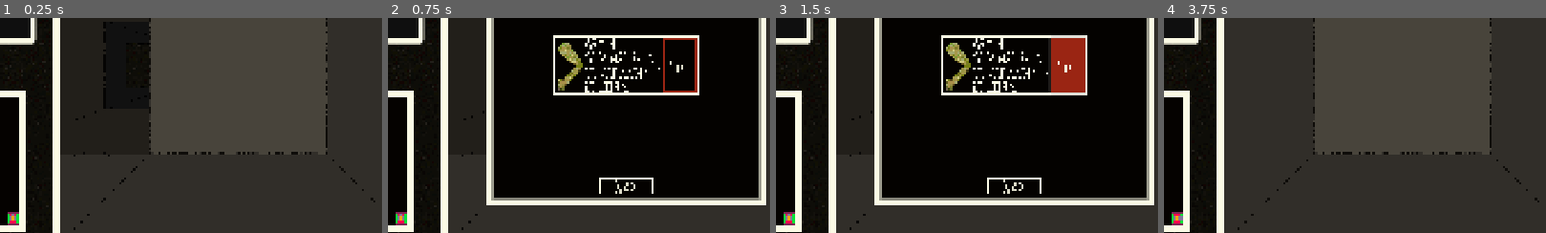
Above: before the commit, frames 1-4 (left to right).
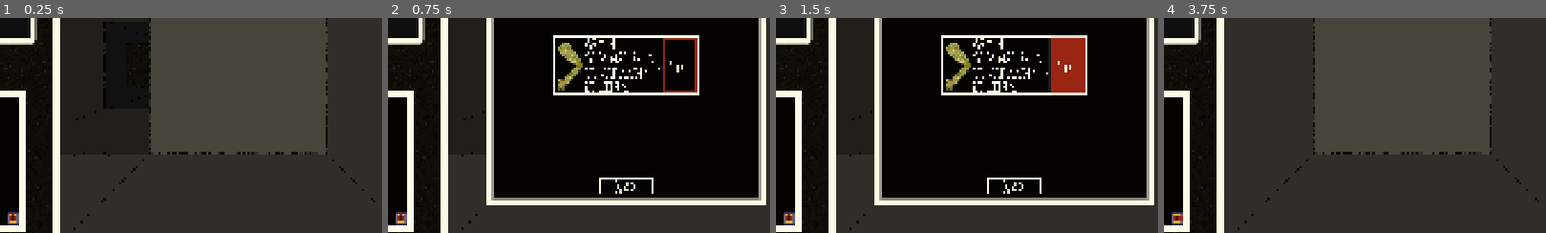
Above: after the commit, the same moments.

Repository: sym-z/arm-to-the-teeth
Game: Godot game, scene res://scenes/testing_level/testing_level.tscn
The game is run twice, just before and just after one commit, with the same random seed, the same clock (stepped at 60 frames per second) and the same inputs. The project has no main scene, so this scene is started directly.
Inputs (mouse positions are % of the whole screen's width and height, from its top left):
- Up to frame 1 (0.25 s): no input
- Up to frame 2 (0.75 s): click "INVENTORY" at 0.5 s
- Up to frame 3 (1.5 s): click "EAT" at 1.25 s
- Up to frame 4 (3.75 s): click "BACK" at 2 s; click "OPTIONS" at 2.75 s; tap Enter at 3.5 s; move the mouse to (72, 45) at 3.52 s; hold D (turn_right) from 3.53 s (still down); hold Space (pick_up) from 3.53 s (still down); click (72, 45) at 3.67 s
The pictures show only the part of the screen within x 19-69%, y 39-89%; the shares and areas given below are measured in that part.

The runs differ from the first frame. In frame 1, 0.2% of the frame differs, in the area x 2-5%, y 90-97%; in frame 2, 0.2%; in frame 3, 0.2%; in frame 4, 0.2%.
Error after the commit: Invalid access to property or key 'ignore_combat' on a base object of type 'Node (globals.gd)'. (res://prefabs/player/player.gd:9)

Commit message:
mini map uses at3 palette colors

Diff:
--- /dev/null
+++ b/src/assets/visual/ui/mini_map/mini_map_player_2_sprite_frames.tres
@@ -0,0 +1,39 @@
+[gd_resource type="SpriteFrames" load_steps=6 format=3 uid="uid://bilyg2c07firc"]
+
+[ext_resource type="Texture2D" uid="uid://dur36pslf00mm" path="res://assets/visual/ui/mini_map/mini_map_player2.png" id="1_k4lcy"]
+
+[sub_resource type="AtlasTexture" id="AtlasTexture_d8s5b"]
+atlas = ExtResource("1_k4lcy")
+region = Rect2(0, 0, 8, 8)
+
+[sub_resource type="AtlasTexture" id="AtlasTexture_4bc61"]
+atlas = ExtResource("1_k4lcy")
+region = Rect2(8, 0, 8, 8)
+
+[sub_resource type="AtlasTexture" id="AtlasTexture_cfira"]
+atlas = ExtResource("1_k4lcy")
+region = Rect2(16, 0, 8, 8)
+
+[sub_resource type="AtlasTexture" id="AtlasTexture_puy1w"]
+atlas = ExtResource("1_k4lcy")
+region = Rect2(24, 0, 8, 8)
+
+[resource]
+animations = [{
+"frames": [{
+"duration": 1.0,
+"texture": SubResource("AtlasTexture_d8s5b")
+}, {
+"duration": 1.0,
+"texture": SubResource("AtlasTexture_4bc61")
+}, {
+"duration": 1.0,
+"texture": SubResource("AtlasTexture_cfira")
+}, {
+"duration": 1.0,
+"texture": SubResource("AtlasTexture_puy1w")
+}],
+"loop": true,
+"name": &"default",
+"speed": 5.0
+}]
--- /dev/null
+++ b/src/assets/visual/ui/mini_map/mini_map_purple_sprite_frames.tres
@@ -0,0 +1,123 @@
+[gd_resource type="SpriteFrames" load_steps=18 format=3 uid="uid://58ywf8owqlkj"]
+
+[ext_resource type="Texture2D" uid="uid://cqo5uo64e5yyq" path="res://assets/visual/ui/mini_map/map_visualizer_purple.png" id="1_6w7a6"]
+
+[sub_resource type="AtlasTexture" id="AtlasTexture_8spxw"]
+atlas = ExtResource("1_6w7a6")
+region = Rect2(0, 0, 8, 8)
+
+[sub_resource type="AtlasTexture" id="AtlasTexture_3alty"]
+atlas = ExtResource("1_6w7a6")
+region = Rect2(8, 0, 8, 8)
+
+[sub_resource type="AtlasTexture" id="AtlasTexture_re8cv"]
+atlas = ExtResource("1_6w7a6")
+region = Rect2(16, 0, 8, 8)
+
+[sub_resource type="AtlasTexture" id="AtlasTexture_nj31p"]
+atlas = ExtResource("1_6w7a6")
+region = Rect2(24, 0, 8, 8)
+
+[sub_resource type="AtlasTexture" id="AtlasTexture_tf5p0"]
+atlas = ExtResource("1_6w7a6")
+region = Rect2(32, 0, 8, 8)
+
+[sub_resource type="AtlasTexture" id="AtlasTexture_qec4d"]
+atlas = ExtResource("1_6w7a6")
+region = Rect2(40, 0, 8, 8)
+
+[sub_resource type="AtlasTexture" id="AtlasTexture_wno3w"]
+atlas = ExtResource("1_6w7a6")
+region = Rect2(48, 0, 8, 8)
+
+[sub_resource type="AtlasTexture" id="AtlasTexture_dlbr0"]
+atlas = ExtResource("1_6w7a6")
+region = Rect2(56, 0, 8, 8)
+
+[sub_resource type="AtlasTexture" id="AtlasTexture_m454i"]
+atlas = ExtResource("1_6w7a6")
+region = Rect2(64, 0, 8, 8)
+
+[sub_resource type="AtlasTexture" id="AtlasTexture_0ob1x"]
+atlas = ExtResource("1_6w7a6")
+region = Rect2(72, 0, 8, 8)
+
+[sub_resource type="AtlasTexture" id="AtlasTexture_5flx7"]
+atlas = ExtResource("1_6w7a6")
+region = Rect2(80, 0, 8, 8)
+
+[sub_resource type="AtlasTexture" id="AtlasTexture_xvhsm"]
+atlas = ExtResource("1_6w7a6")
+region = Rect2(88, 0, 8, 8)
+
+[sub_resource type="AtlasTexture" id="AtlasTexture_vpkhq"]
+atlas = ExtResource("1_6w7a6")
+region = Rect2(96, 0, 8, 8)
+
+[sub_resource type="AtlasTexture" id="AtlasTexture_i6hmv"]
+atlas = ExtResource("1_6w7a6")
+region = Rect2(104, 0, 8, 8)
+
+[sub_resource type="AtlasTexture" id="AtlasTexture_phj1c"]
+atlas = ExtResource("1_6w7a6")
+region = Rect2(112, 0, 8, 8)
+
+[sub_resource type="AtlasTexture" id="AtlasTexture_5k6d1"]
+atlas = ExtResource("1_6w7a6")
+region = Rect2(120, 0, 8, 8)
+
+[resource]
+animations = [{
+"frames": [{
+"duration": 1.0,
+"texture": SubResource("AtlasTexture_8spxw")
+}, {
+"duration": 1.0,
+"texture": SubResource("AtlasTexture_3alty")
+}, {
+"duration": 1.0,
+"texture": SubResource("AtlasTexture_re8cv")
+}, {
+"duration": 1.0,
+"texture": SubResource("AtlasTexture_nj31p")
+}, {
+"duration": 1.0,
+"texture": SubResource("AtlasTexture_tf5p0")
+}, {
+"duration": 1.0,
+"texture": SubResource("AtlasTexture_qec4d")
+}, {
+"duration": 1.0,
+"texture": SubResource("AtlasTexture_wno3w")
+}, {
+"duration": 1.0,
+"texture": SubResource("AtlasTexture_dlbr0")
+}, {
+"duration": 1.0,
+"texture": SubResource("AtlasTexture_m454i")
+}, {
+"duration": 1.0,
+"texture": SubResource("AtlasTexture_0ob1x")
+}, {
+"duration": 1.0,
+"texture": SubResource("AtlasTexture_5flx7")
+}, {
+"duration": 1.0,
+"texture": SubResource("AtlasTexture_xvhsm")
+}, {
+"duration": 1.0,
+"texture": SubResource("AtlasTexture_vpkhq")
+}, {
+"duration": 1.0,
+"texture": SubResource("AtlasTexture_i6hmv")
+}, {
+"duration": 1.0,
+"texture": SubResource("AtlasTexture_phj1c")
+}, {
+"duration": 1.0,
+"texture": SubResource("AtlasTexture_5k6d1")
+}],
+"loop": true,
+"name": &"default",
+"speed": 5.0
+}]
--- a/src/prefabs/player/player.gd
+++ b/src/prefabs/player/player.gd
@@ -6,7 +6,7 @@
 @export var ui : CanvasLayer
 
 ## Will the player enter the battle scene when they step on a space with an enemy
-@export var ignore_combat : bool = false
+@export var ignore_combat : bool = Globals.ignore_combat
 ## Is the player currently in combat
 var in_combat : bool = false
 
--- a/src/prefabs/ui/mini_map/mini_map.gd
+++ b/src/prefabs/ui/mini_map/mini_map.gd
@@ -9,13 +9,13 @@
 var tiles : Dictionary[Vector2i, Sprite2D]
 var icons : Dictionary[Vector2i, Sprite2D]
 
-var mini_map_tiles : SpriteFrames = preload("uid://d166pw3cu8q7h")
-var player_sprite_frames : SpriteFrames = preload("uid://caihvt45cbg4i")
-var exit_icon : Texture2D = preload("uid://blc81w30jdjnu")
-var spawn_icon : Texture2D = preload("uid://pgdh165ysjky")
-var arm_icon : Texture2D = preload("uid://dwjsemtnijkgq")
-var tooth_icon : Texture2D = preload("uid://dtkpc7daktc22")
-var enemy_icon : Texture2D = preload("uid://cgqod4fxuhk7i")
+var mini_map_tiles : SpriteFrames = preload("uid://58ywf8owqlkj")
+var player_sprite_frames : SpriteFrames = preload("uid://bilyg2c07firc")
+var exit_icon : Texture2D = preload("uid://dk6w2sox6788m")
+var spawn_icon : Texture2D = preload("uid://cxgyk5cp3ygtf")
+var arm_icon : Texture2D = preload("uid://b660jj2kjsd3u")
+var tooth_icon : Texture2D = preload("uid://bwjsth4iug6ls")
+var enemy_icon : Texture2D = preload("uid://dk6w2sox6788m")
 var player_sprite : Sprite2D
 
 signal mini_map_ready
Binary file added: src/assets/visual/ui/drip_texture_1.png
Not shown, added: src/assets/visual/ui/drip_texture_1.png.import
Not shown, changed: docs/DEVLOG.md
Not shown, changed: docs/TODO.md
